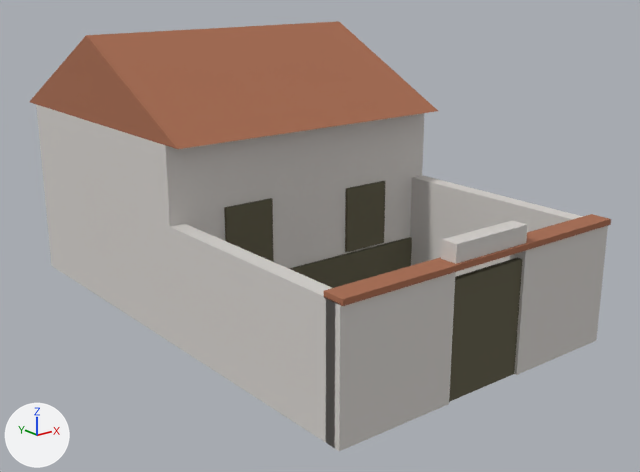
Before and after pictures for a commit that changed the FBX model entregas/teo-modelado/pueblo-valenciano/CasaPatio/SM_CasaPatio_v0_Porton_LOD0.fbx.
Before and after are seen from a camera (50 mm lens) standing at (-10.02, -13.52, 6.54) and looking at (0.25, -0.68, 1.4). The lights are fixed; the arrows at lower left show +X, +Y and +Z. The older version comes first. Where no turn or scale is listed for an object, it has been applied to the vertices.

In view in the first picture: 'SM_pueblo_valenciano_v15_LOD0'.
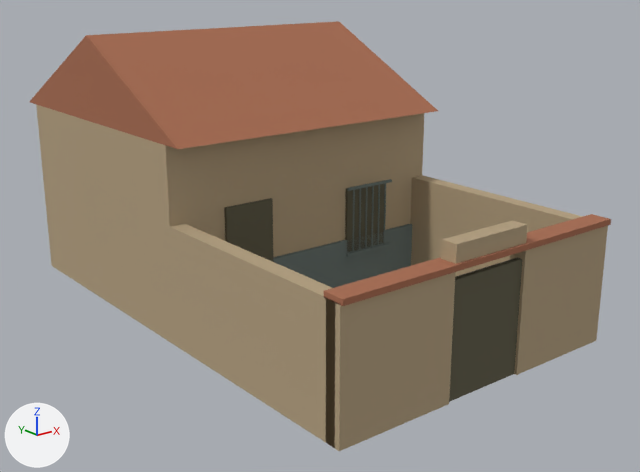
Location of each change, (x1, y1, x2, y2) in pixels of the pictures (640 x 472 px; the box of a moved part takes in the faces that stretch with it):
part 1 of me_sm_pueblo_valenciano_v15_lod0_001, added: after (346, 243, 390, 257)
part 2 of me_sm_pueblo_valenciano_v15_lod0_001, added: after (347, 179, 392, 191)
part 3 of me_sm_pueblo_valenciano_v15_lod0_001, added: after (383, 183, 386, 245)
part 4 of me_sm_pueblo_valenciano_v15_lod0_001, moved or reshaped: before (289, 237, 412, 288); after (270, 224, 412, 288)
part 5 of me_sm_pueblo_valenciano_v15_lod0_001, surface changed (grey to brown): (36, 105, 608, 451) in both

The edits, one by one:
me_sm_pueblo_valenciano_v15_lod0_001 is used by ob_sm_pueblo_valenciano_v15_lod0; location (0.0, 0.0, 0.0).
Verts and faces of me_sm_pueblo_valenciano_v15_lod0_001; kept vertices keep their numbers, new ones are numbered from 92.
Before the commit, vertices of me_sm_pueblo_valenciano_v15_lod0_001: 15 (-2.99, -0.74, 0.9) at pixel (175, 299), 17 (-2.99, -0.68, 0.9) at pixel (174, 298), 19 (2.99, -0.74, 0.9), 21 (2.99, -0.68, 0.9).
me_sm_pueblo_valenciano_v15_lod0_001 had 92 vertices, 71 faces and spanned x -3.0..3.0, y -5.22..5.23, z 0.0..5.2.
me_sm_pueblo_valenciano_v15_lod0_001 now has 156 vertices, 119 faces and spans x -3.0..3.0, y -5.22..5.23, z 0.0..5.2.
me_sm_pueblo_valenciano_v15_lod0_001 part 1: a new loose piece, a box spanning x 0.83..1.97, y -0.85..-0.8, z 0.905..0.955, in mat_mat_paleta32 (picture img_t_paleta32_png).
me_sm_pueblo_valenciano_v15_lod0_001 part 2: a new loose piece, a box spanning x 0.83..1.97, y -0.85..-0.8, z 2.245..2.295, in mat_mat_paleta32 (picture img_t_paleta32_png).
me_sm_pueblo_valenciano_v15_lod0_001 part 3: a new loose piece, a box spanning x 1.804..1.829, y -0.838..-0.812, z 0.95..2.25, in mat_mat_paleta32 (picture img_t_paleta32_png).
Part 4, on me_sm_pueblo_valenciano_v15_lod0_001:
Vertices 15, 17, 19, 21 move by (0.0, 0.0, 0.3).
me_sm_pueblo_valenciano_v15_lod0_001 part 5: 42 kept faces spanning x -3.0..3.0, y -5.18..4.83, z 0.0..3.6 get new texture (UV) coordinates.
Other edits to the shape of me_sm_pueblo_valenciano_v15_lod0_001 do not show in these pictures.
